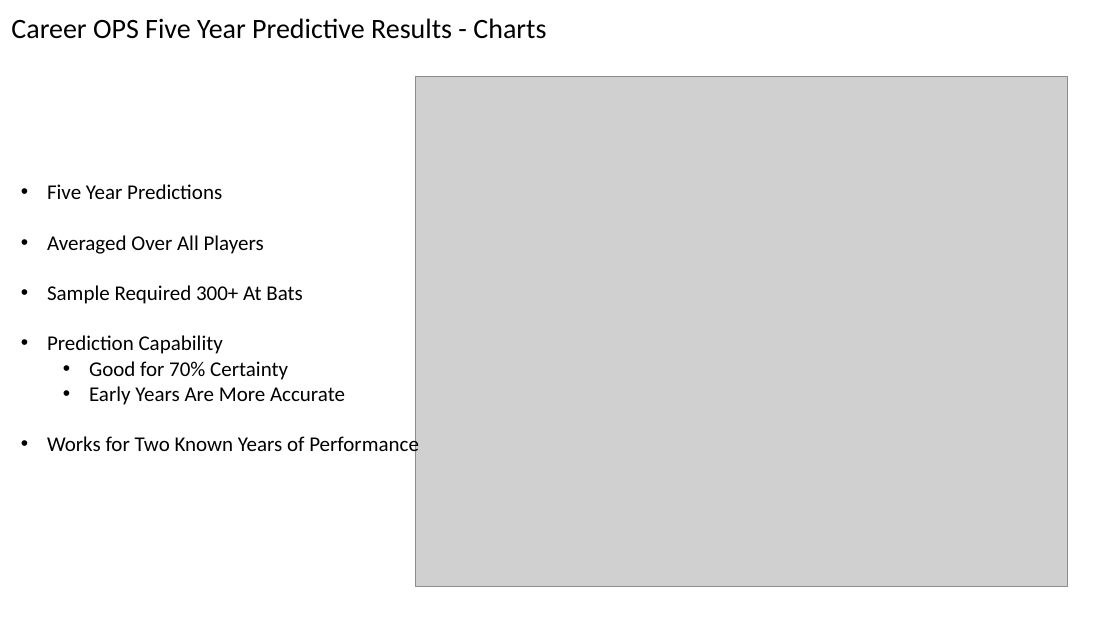
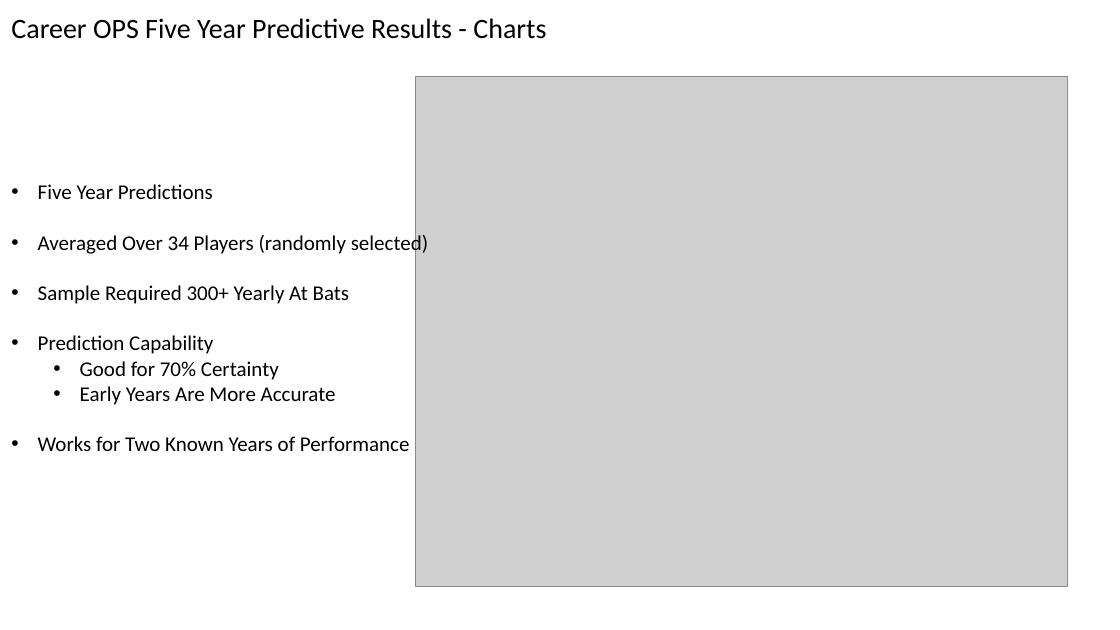
Before and after one commit to paulscheibal/SBDataScienceCert, a slide deck: slide 11 of CapstoneP1/ReportOuts/BaseballPerformanceAnalysisandResults.pptx. Drawn at 1120x630 pixels with LibreOffice and Linux fonts; fonts in the diff are those of the drawing; grey boxes stand for pictures. Boxes give left, top, right and bottom in pixels: in the first picture for what was removed or moved away, otherwise in the second. Text is boxed around its words. In the diff, an @@ line names an element or a change of style, - is before the commit and + after.

```diff
--- a/CapstoneP1/ReportOuts/BaseballPerformanceAnalysisandResults.pptx
+++ b/CapstoneP1/ReportOuts/BaseballPerformanceAnalysisandResults.pptx
@@ text "Five Year Predictions": place and size @@
-text "Five Year Predictions" at (47,184,419,458)
+text "Five Year Predictions" at (38,184,428,451)
@@ text at (38,232,428,304): text changed @@
-• Averaged Over All Players
-• Sample Required 300+ At Bats
+• Averaged Over 34 Players (randomly selected)
+• Sample Required 300+ Yearly At Bats
```
Also in this commit, not shown: 2 other slides changed, 1 other file.
